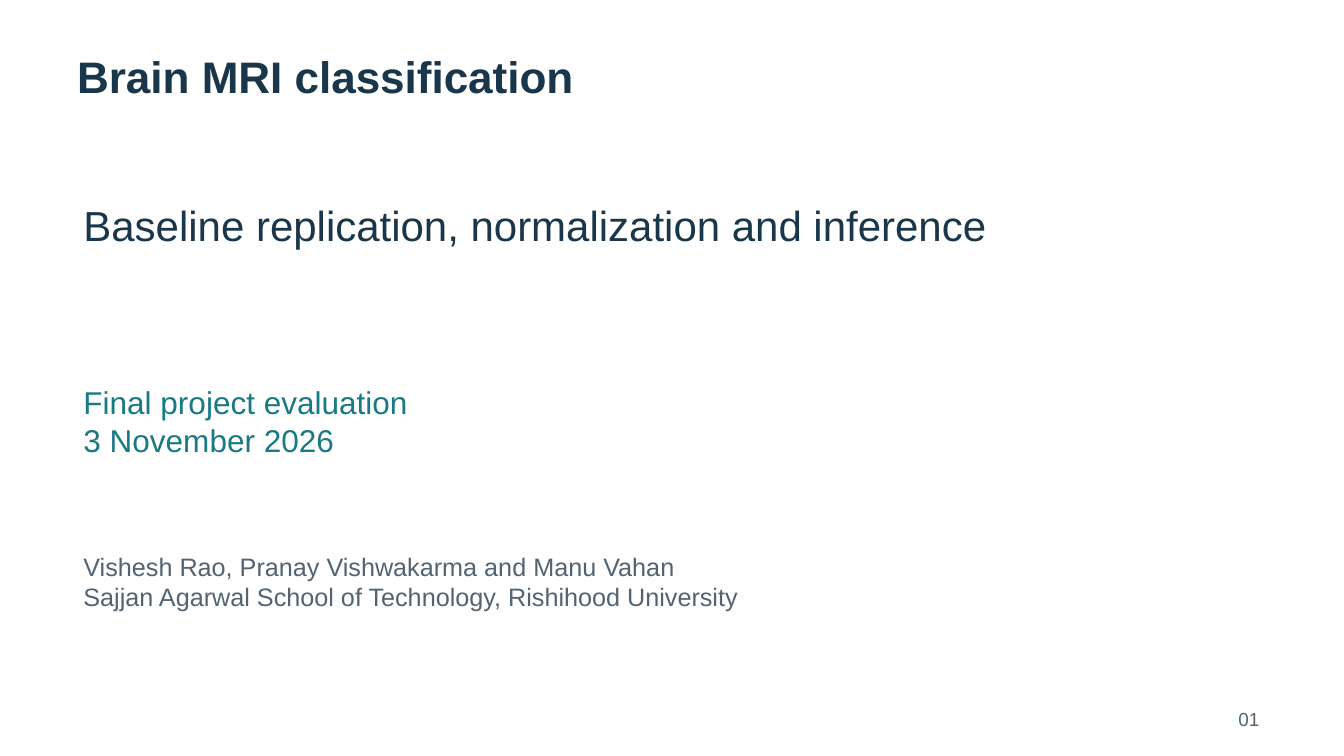
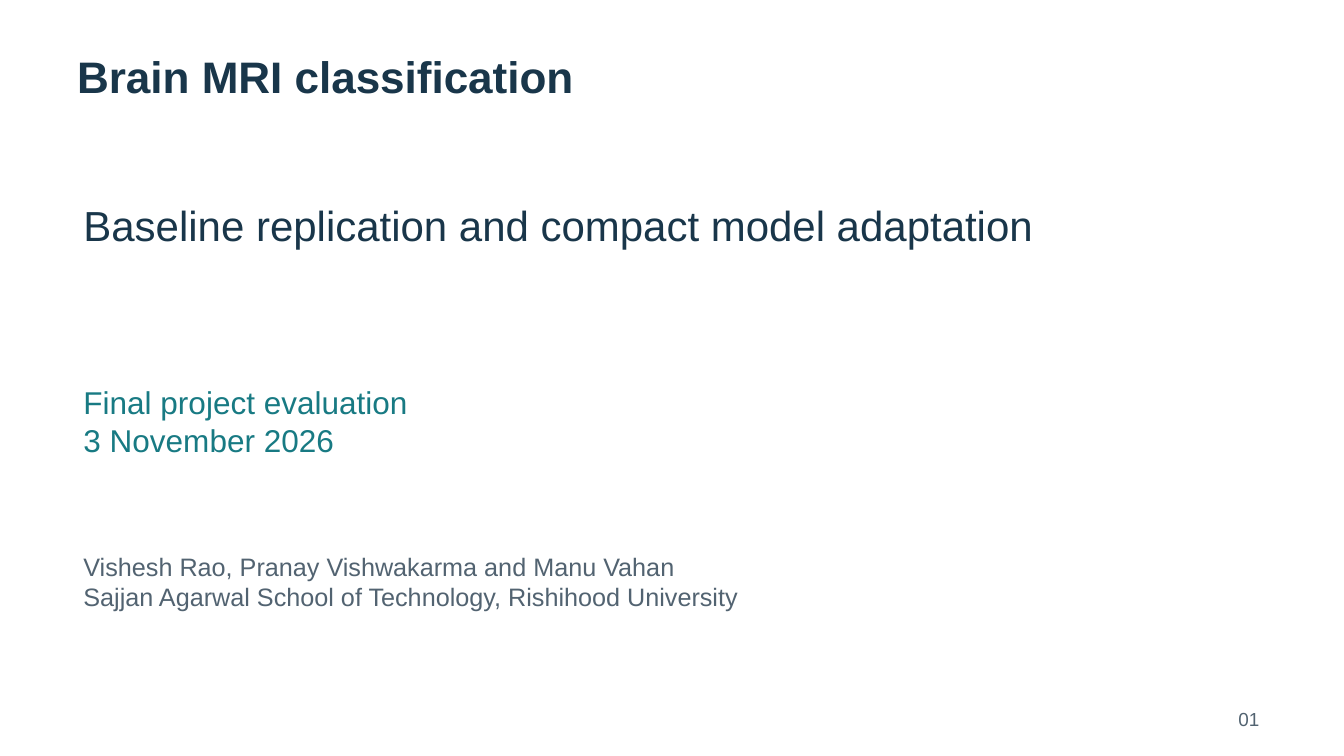
Before and after one commit to visheshrao17/ComputerVision_Prj, a slide deck: slide 1 of deliverables/final_evaluation/Brain_MRI_Final_Presentation.pptx. Drawn at 1344x756 pixels with LibreOffice and Linux fonts; fonts in the diff are those of the drawing. Boxes give left, top, right and bottom in pixels: in the first picture for what was removed or moved away, otherwise in the second. Text is boxed around its words. In the diff, an @@ line names an element or a change of style, - is before the commit and + after.

Commit message:
Add compact staged fine-tuning and verified final evaluation results

```diff
--- a/deliverables/final_evaluation/Brain_MRI_Final_Presentation.pptx
+++ b/deliverables/final_evaluation/Brain_MRI_Final_Presentation.pptx
@@ text at box(83, 210, 1033, 249): text changed @@
-Baseline replication, normalization and inference
+Baseline replication and compact model adaptation
```
Also in this commit, not shown: 5 other slides changed, 6 slides added, 3 slides removed, 47 other files.
